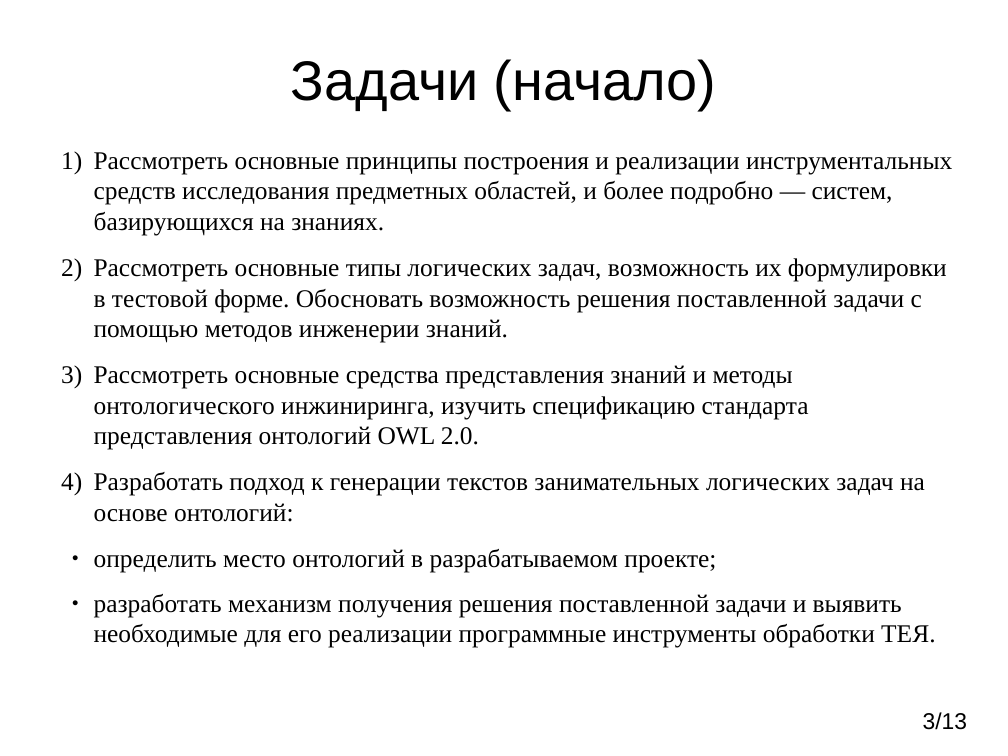
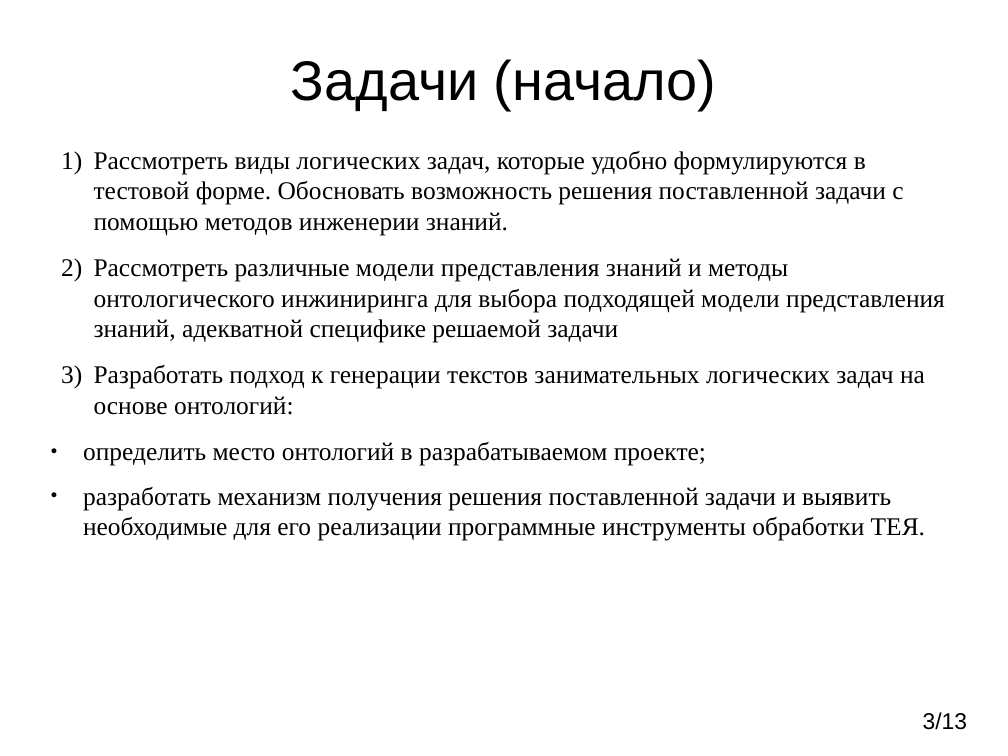
Before and after one commit to vinni-au/l-gen, a slide deck: slide 3 of Презентация.odp. Drawn at 1008x756 pixels with LibreOffice and Linux fonts; fonts in the diff are those of the drawing. Boxes give left, top, right and bottom in pixels: in the first picture for what was removed or moved away, otherwise in the second. Text is boxed around its words. In the diff, an @@ line names an element or a change of style, - is before the commit and + after.

```diff
--- a/Презентация.odp
+++ b/Презентация.odp
@@ text at bbox=[94, 151, 945, 343]: text changed @@
-1) Рассмотреть основные принципы построения и реализации инструментальных средств исследования предметных областей, и более подробно — систем, базирующихся на знаниях.
-2) Рассмотреть основные типы логических задач, возможность их формулировки в тестовой форме. Обосновать возможность решения поставленной задачи с помощью методов инженерии знаний.
-3) Рассмотреть основные средства представления знаний и методы онтологического инжиниринга, изучить спецификацию стандарта представления онтологий OWL 2.0.
+1) Рассмотреть виды логических задач, которые удобно формулируются в тестовой форме. Обосновать возможность решения поставленной задачи с помощью методов инженерии знаний.
+2) Рассмотреть различные модели представления знаний и методы онтологического инжиниринга для выбора подходящей модели представления знаний, адекватной специфике решаемой задачи
@@ text at bbox=[83, 442, 925, 541]: indent changed @@
```
Also in this commit, not shown: 4 other slides changed, 57 other files.
